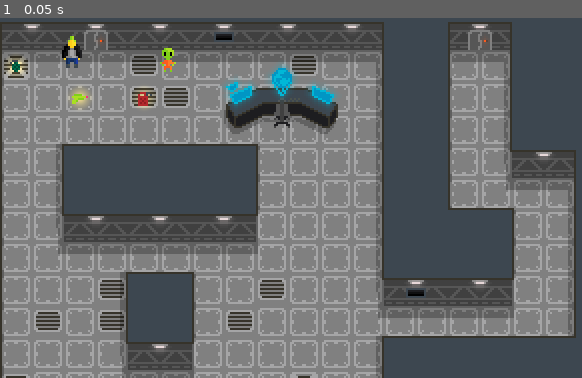
Above: before the commit, frame 1.
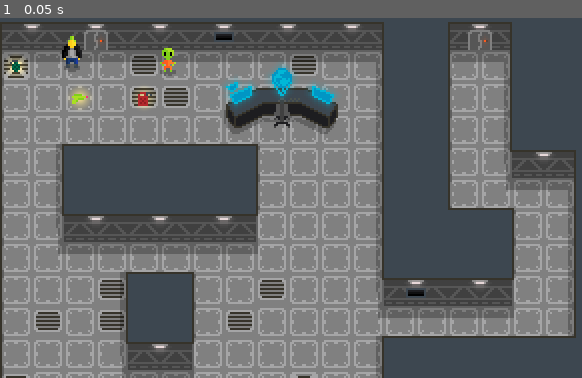
Above: after the commit, the same moment.

Repository: CrankyCranton/Godot-Jam-3
Game: Godot game, scene res://assets/tiles/tiles_test.tscn
Same seed, same stepped clock (60 frames per second), same inputs: the game is played once before the commit and once after it. The project has no main scene, so this scene is started directly.
Inputs:
- Up to frame 1 (0.05 s): no input

The runs differ from the first frame. In frame 1, less than 0.1% of the frame differs, in the area x 10-31%, y 12-17%.

Commit message:
Character shadow draft 1

Diff:
--- a/assets/tiles/tiles_test.tscn
+++ b/assets/tiles/tiles_test.tscn
@@ -1,6 +1,7 @@
-[gd_scene load_steps=13 format=4 uid="uid://33y1mybt4waa"]
+[gd_scene load_steps=14 format=4 uid="uid://33y1mybt4waa"]
 
 [ext_resource type="Texture2D" uid="uid://crermxvfbtk3f" path="res://assets/tiles/tiles.png" id="1_hm024"]
+[ext_resource type="Texture2D" uid="uid://buod2p78ackxt" path="res://assets/character_shadow/character_shadow.png" id="2_0d1v0"]
 [ext_resource type="Texture2D" uid="uid://dimdxohw588xg" path="res://assets/player/player.png" id="2_d1xmr"]
 [ext_resource type="Texture2D" uid="uid://c7jggusv52vr2" path="res://assets/items/gas_can/gas_can.png" id="3_ah3je"]
 [ext_resource type="Texture2D" uid="uid://bsooutmtd8f2s" path="res://assets/items/grenade/grenade.png" id="4_blhkw"]
@@ -380,6 +381,14 @@
 tile_map_data = PackedByteArray("AAD5/wQAAAABAAIAAAAMAAMAAAABAAIAAAD9/wIAAAABAAQAAAABAAAAAAABAAQAAAAHAAAAAAABAAQAAAADAAAAAAACAAQAAAAGAAQAAAACAAQAAAA=")
 tile_set = SubResource("TileSet_wuttn")
 
+[node name="CharacterShadow" type="Sprite2D" parent="."]
+position = Vector2(36, 25)
+texture = ExtResource("2_0d1v0")
+
+[node name="CharacterShadow2" type="Sprite2D" parent="."]
+position = Vector2(84, 27)
+texture = ExtResource("2_0d1v0")
+
 [node name="Player" type="Sprite2D" parent="."]
 position = Vector2(36, 17)
 texture = ExtResource("2_d1xmr")
Binary file added: assets/character_shadow/character_shadow.png
Not shown, added: assets/character_shadow/character_shadow.png.import
Not shown, added: assets/character_shadow/character_shadow.pxo
